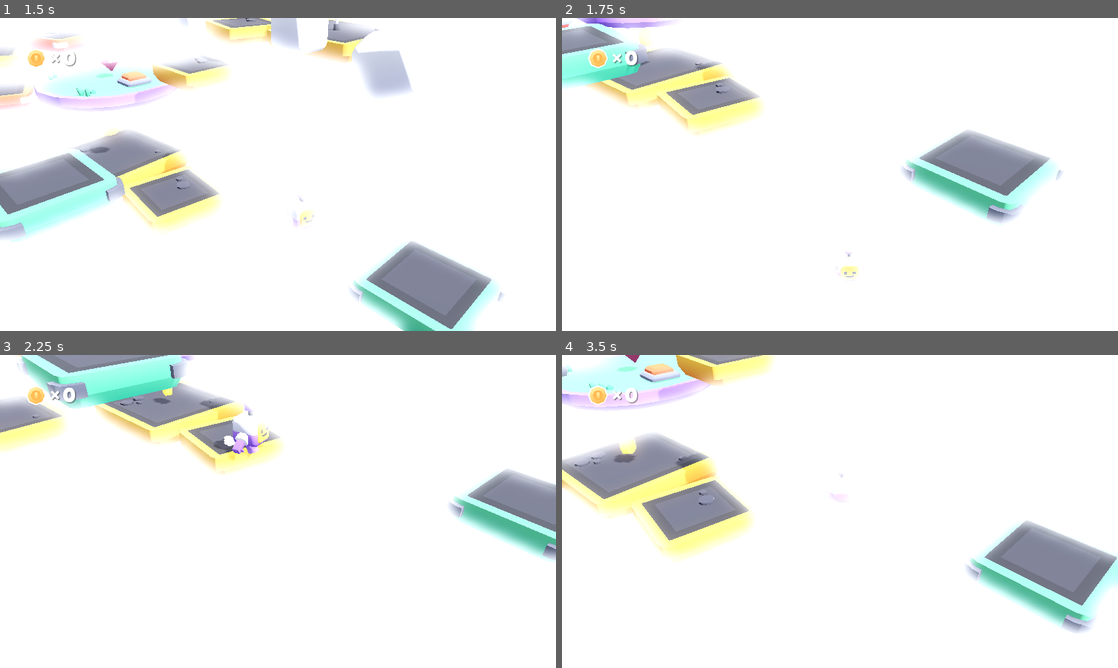
Above: before the commit, frames 1-4 (two rows, left to right).
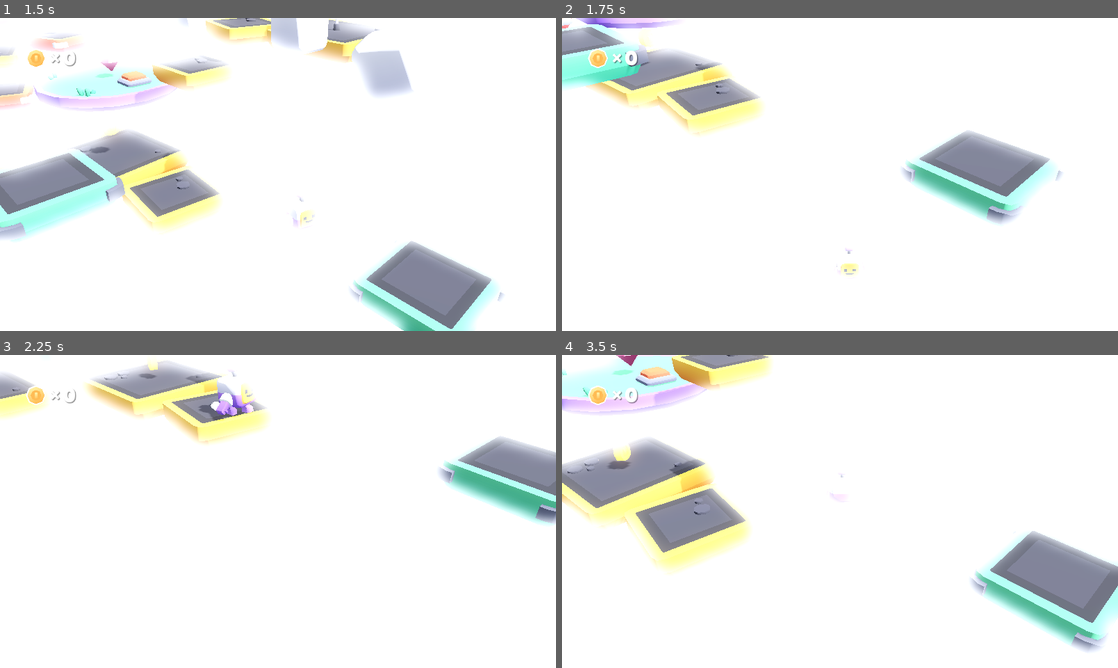
Above: after the commit, the same moments.

Repository: ziOOOtis/LevelDesignPlatformerKit
Game: Godot game, scene res://scenes/main.tscn
The game is run twice, just before and just after one commit, with the same random seed, the same clock (stepped at 60 frames per second) and the same inputs. The project has no main scene, so this scene is started directly.
Inputs:
- Up to frame 1 (1.5 s): hold D (move_right) 0.53-1.28 s; tap Space (jump) at 0.6, 0.77, 1.07 s; hold S (move_back) from 1.28 s (still down); tap Down (camera_down) at 1.35 s
- Up to frame 2 (1.75 s): keep holding S (move_back); tap Space (jump) at 1.52, 1.55 s
- Up to frame 3 (2.25 s): tap Space (jump) at 1.82 s; release S (move_back) at 2.03 s; hold D (move_right) from 2.03 s (still down); tap Left (camera_left) at 2.1 s
- Up to frame 4 (3.5 s): tap Space (jump) at 2.3, 3.02, 3.05, 3.32 s; release D (move_right) at 2.78 s; hold W (move_forward) from 2.78 s (still down); tap Right (camera_right) at 2.85 s

Frame 1 is identical in both runs. In frame 2, 0.7% of the frame differs, in the area x 0-90%, y 0-83%; in frame 3, 17%, in the area x 0-100%, y 0-66%; in frame 4, 12%.

Commit message:
Added trampoline object with functionality and sound, added customizable limits to camera vertical movement

Diff:
--- /dev/null
+++ b/objects/trampoline.gd
@@ -0,0 +1,20 @@
+extends Node3D
+@export var trampoline_strength : float = 10
+@onready var trampoline_audio_stream_player_3d: AudioStreamPlayer3D = $TrampolineAudioStreamPlayer3D
+@onready var trampoline_animation_player: AnimationPlayer = $TrampolineAnimationPlayer
+
+# Called when the node enters the scene tree for the first time.
+func _ready() -> void:
+	pass # Replace with function body.
+
+
+# Called every frame. 'delta' is the elapsed time since the previous frame.
+func _process(delta: float) -> void:
+	pass
+
+
+func _on_area_3d_body_entered(body: Node3D) -> void:
+	if body.has_method("bounce_player"):
+		body.bounce_player(trampoline_strength)
+		trampoline_audio_stream_player_3d.play()
+		trampoline_animation_player.play("bounce")
--- /dev/null
+++ b/objects/trampoline.tscn
@@ -0,0 +1,102 @@
+[gd_scene load_steps=9 format=3 uid="uid://ytqajrdi7fqj"]
+
+[ext_resource type="Script" path="res://objects/trampoline.gd" id="1_73nxn"]
+[ext_resource type="AudioStream" uid="uid://c74thugcgcetg" path="res://sounds/trampoline_bounce.mp3" id="3_0nmjc"]
+[ext_resource type="PackedScene" uid="uid://1hx4wcwosemd" path="res://models/props/block-moving-large.glb" id="3_lbpl7"]
+
+[sub_resource type="BoxShape3D" id="BoxShape3D_t50jv"]
+size = Vector3(2, 0.5, 2)
+
+[sub_resource type="BoxShape3D" id="BoxShape3D_rnm3k"]
+size = Vector3(1.75, 0.5, 1.75)
+
+[sub_resource type="Animation" id="Animation_1iltb"]
+resource_name = "bounce"
+length = 0.3
+tracks/0/type = "value"
+tracks/0/imported = false
+tracks/0/enabled = true
+tracks/0/path = NodePath("block-extended:visible")
+tracks/0/interp = 1
+tracks/0/loop_wrap = true
+tracks/0/keys = {
+"times": PackedFloat32Array(0, 0.3),
+"transitions": PackedFloat32Array(1, 1),
+"update": 1,
+"values": [true, true]
+}
+tracks/1/type = "value"
+tracks/1/imported = false
+tracks/1/enabled = true
+tracks/1/path = NodePath("block-extended:scale")
+tracks/1/interp = 1
+tracks/1/loop_wrap = true
+tracks/1/keys = {
+"times": PackedFloat32Array(0, 0.1, 0.133333, 0.166667, 0.266667, 0.3),
+"transitions": PackedFloat32Array(1, 1, 1, 1, 1, 1),
+"update": 0,
+"values": [Vector3(2, 1, 2), Vector3(1.75, 2, 1.75), Vector3(1.75, 2.1, 1.75), Vector3(1.75, 2, 1.75), Vector3(2.25, 0.9, 2.25), Vector3(2, 1, 2)]
+}
+
+[sub_resource type="Animation" id="Animation_hgpsv"]
+length = 0.001
+tracks/0/type = "value"
+tracks/0/imported = false
+tracks/0/enabled = true
+tracks/0/path = NodePath("block-extended:visible")
+tracks/0/interp = 1
+tracks/0/loop_wrap = true
+tracks/0/keys = {
+"times": PackedFloat32Array(0),
+"transitions": PackedFloat32Array(1),
+"update": 1,
+"values": [true]
+}
+tracks/1/type = "value"
+tracks/1/imported = false
+tracks/1/enabled = true
+tracks/1/path = NodePath("block-extended:scale")
+tracks/1/interp = 1
+tracks/1/loop_wrap = true
+tracks/1/keys = {
+"times": PackedFloat32Array(0),
+"transitions": PackedFloat32Array(1),
+"update": 0,
+"values": [Vector3(2, 1, 2)]
+}
+
+[sub_resource type="AnimationLibrary" id="AnimationLibrary_leh4b"]
+_data = {
+"RESET": SubResource("Animation_hgpsv"),
+"bounce": SubResource("Animation_1iltb")
+}
+
+[node name="trampoline" type="Node3D"]
+script = ExtResource("1_73nxn")
+
+[node name="StaticBody3D" type="StaticBody3D" parent="."]
+
+[node name="CollisionShape3D" type="CollisionShape3D" parent="StaticBody3D"]
+transform = Transform3D(1, 0, 0, 0, 1, 0, 0, 0, 1, 0, 0.25, 0)
+shape = SubResource("BoxShape3D_t50jv")
+
+[node name="Area3D" type="Area3D" parent="."]
+collision_mask = 2
+monitorable = false
+
+[node name="CollisionShape3D" type="CollisionShape3D" parent="Area3D"]
+transform = Transform3D(1, 0, 0, 0, 1, 0, 0, 0, 1, 0, 0.425, 0)
+shape = SubResource("BoxShape3D_rnm3k")
+
+[node name="TrampolineAudioStreamPlayer3D" type="AudioStreamPlayer3D" parent="."]
+stream = ExtResource("3_0nmjc")
+
+[node name="block-extended" parent="." instance=ExtResource("3_lbpl7")]
+transform = Transform3D(2, 0, 0, 0, 1, 0, 0, 0, 2, 0, -0.1, 0)
+
+[node name="TrampolineAnimationPlayer" type="AnimationPlayer" parent="."]
+libraries = {
+"": SubResource("AnimationLibrary_leh4b")
+}
+
+[connection signal="body_entered" from="Area3D" to="." method="_on_area_3d_body_entered"]
--- a/scripts/player.gd
+++ b/scripts/player.gd
@@ -124,8 +124,8 @@
 # Handle gravity
 
 func handle_gravity(delta):
-
-	gravity += 25 * delta
+	if gravity < 15:
+		gravity += 25 * delta
 
 	if gravity > 0 and is_on_floor():
 
@@ -164,3 +164,7 @@
 
 func reached_checkpoint(checkpoint_pos : Vector3) -> void:
 	latest_checkpoint = checkpoint_pos
+
+func bounce_player(bounce_strength : float) -> void:
+	gravity = -bounce_strength
+	jump_double = true;
--- a/scripts/view.gd
+++ b/scripts/view.gd
@@ -8,6 +8,8 @@
 @export var zoom_maximum = 4
 @export var zoom_speed = 10
 @export var default_zoom = 10
+@export var camera_angle_min : float = -80
+@export var camera_angle_max : float = -10
 
 @export_group("Rotation")
 @export var rotation_speed = 120
@@ -64,7 +66,7 @@
 	input.x = Input.get_axis("camera_down","camera_up")
 
 	camera_rotation += input.limit_length(1.0) * rotation_speed * delta
-	camera_rotation.x = clamp(camera_rotation.x, -80, -10)
+	camera_rotation.x = clamp(camera_rotation.x, camera_angle_min, camera_angle_max)
 
 	# Zooming
 
Not shown, added: sounds/trampoline_bounce.mp3.import
Not shown, added: sounds/trampoline_bounce.mp3
